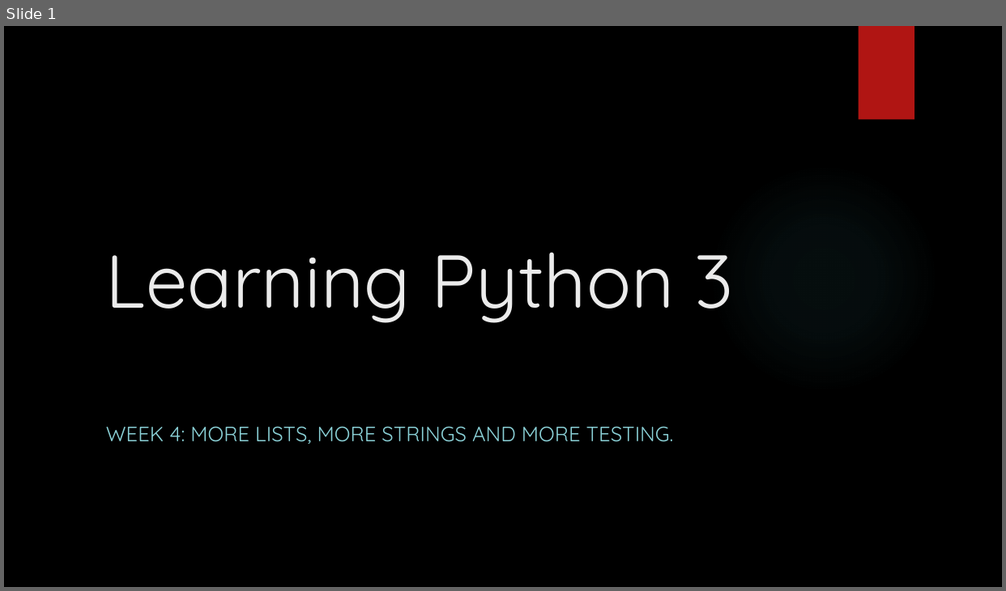
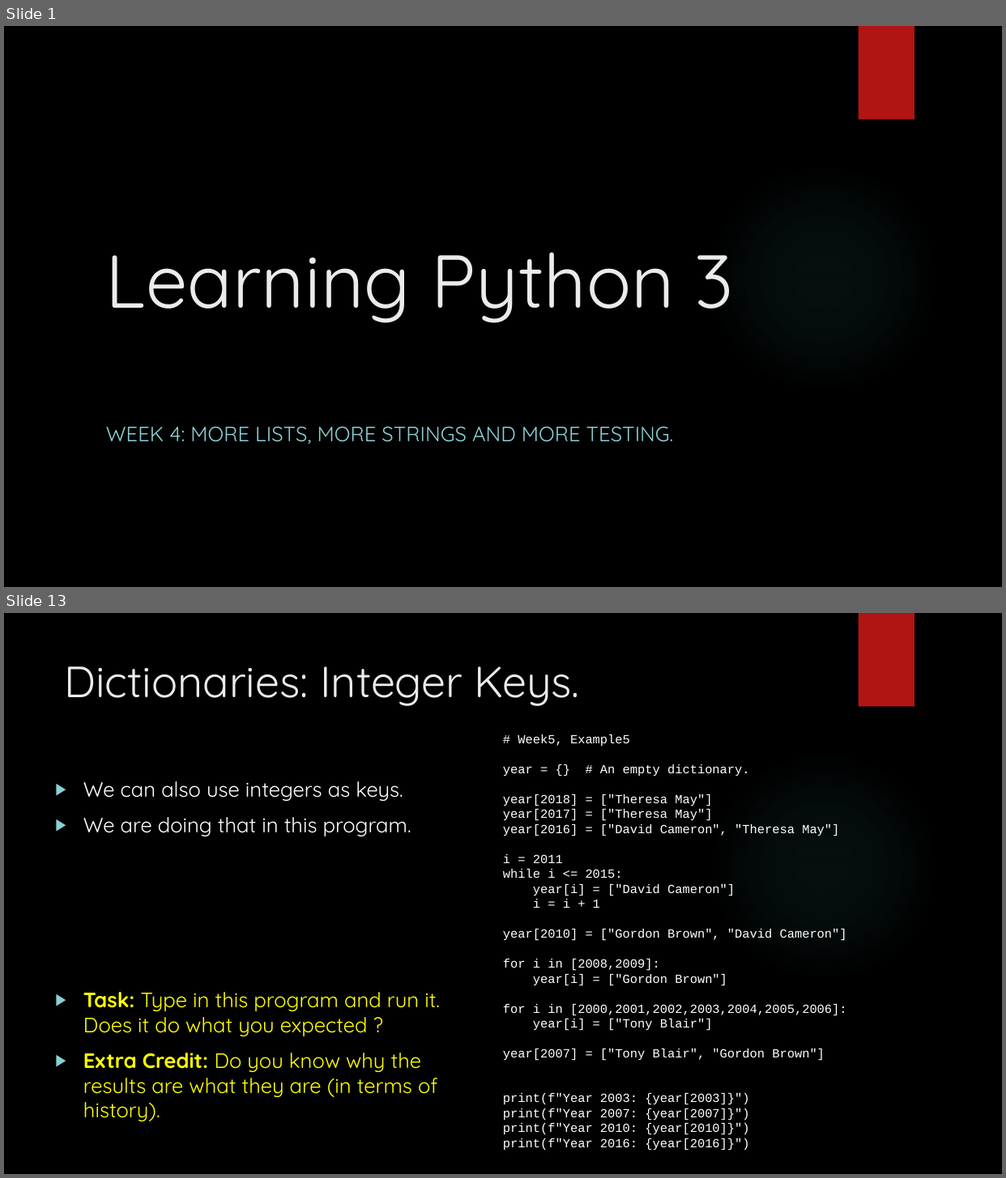
Before and after one commit to davidgroves/DGM_Tutorials, a slide deck: week5/week5.pptx. Shown one above the other, each under a label of ours: slide 1 before the commit, slides 1 and 13 after it; the slides between them are not shown. The pictures are 1006x591 and 1006x1178 pixels, drawn with LibreOffice and Linux fonts; fonts in the diff are those of the drawing; background and template pictures are left out. Boxes give left, top, right and bottom in pixels: in the first picture for what was removed or moved away, otherwise in the second. Text is boxed around its words. In the diff, an @@ line names an element or a change of style, - is before the commit and + after.

Commit message:
Week 5 partial checkin.

```diff
--- a/week5/week5.pptx
+++ b/week5/week5.pptx
@@ slide 13 added at [4, 613, 1002, 1174], background picture (left out); not listed: 2 template elements that a slide beside it also shows @@
@@ title added at [65, 666, 579, 706], 42 pt, text #EBEBEB @@
+Dictionaries: Integer Keys.
@@ text added at [503, 735, 847, 1151], 12 pt, text #FFFFFF @@
+# Week5, Example5
+year = {} # An empty dictionary.
+year[2018] = ["Theresa May"]
+year[2017] = ["Theresa May"]
+year[2016] = ["David Cameron", "Theresa May"]
+i = 2011
+while i <= 2015:
+year[i] = ["David Cameron"]
+i = i + 1
+year[2010] = ["Gordon Brown", "David Cameron"]
+for i in [2008,2009]:
+year[i] = ["Gordon Brown"]
+for i in [2000,2001,2002,2003,2004,2005,2006]:
+year[i] = ["Tony Blair"]
+year[2007] = ["Tony Blair", "Gordon Brown"]
+print(f"Year 2003: {year[2003]}")
+print(f"Year 2007: {year[2007]}")
+print(f"Year 2010: {year[2010]}")
+print(f"Year 2016: {year[2016]}")
@@ text added at [83, 781, 411, 837], 20 pt, text #FFFFFF @@
+▶ We can also use integers as keys.
+▶ We are doing that in this program.
@@ text added at [83, 992, 440, 1122], 20 pt, text #FFFF00 @@
+▶ Task: Type in this program and run it. Does it do what you expected ?
+▶ Extra Credit: Do you know why the results are what they are (in terms of history).
```
Also in this commit, not shown: 2 slides changed, 30 other slides added, 20 slides removed.
